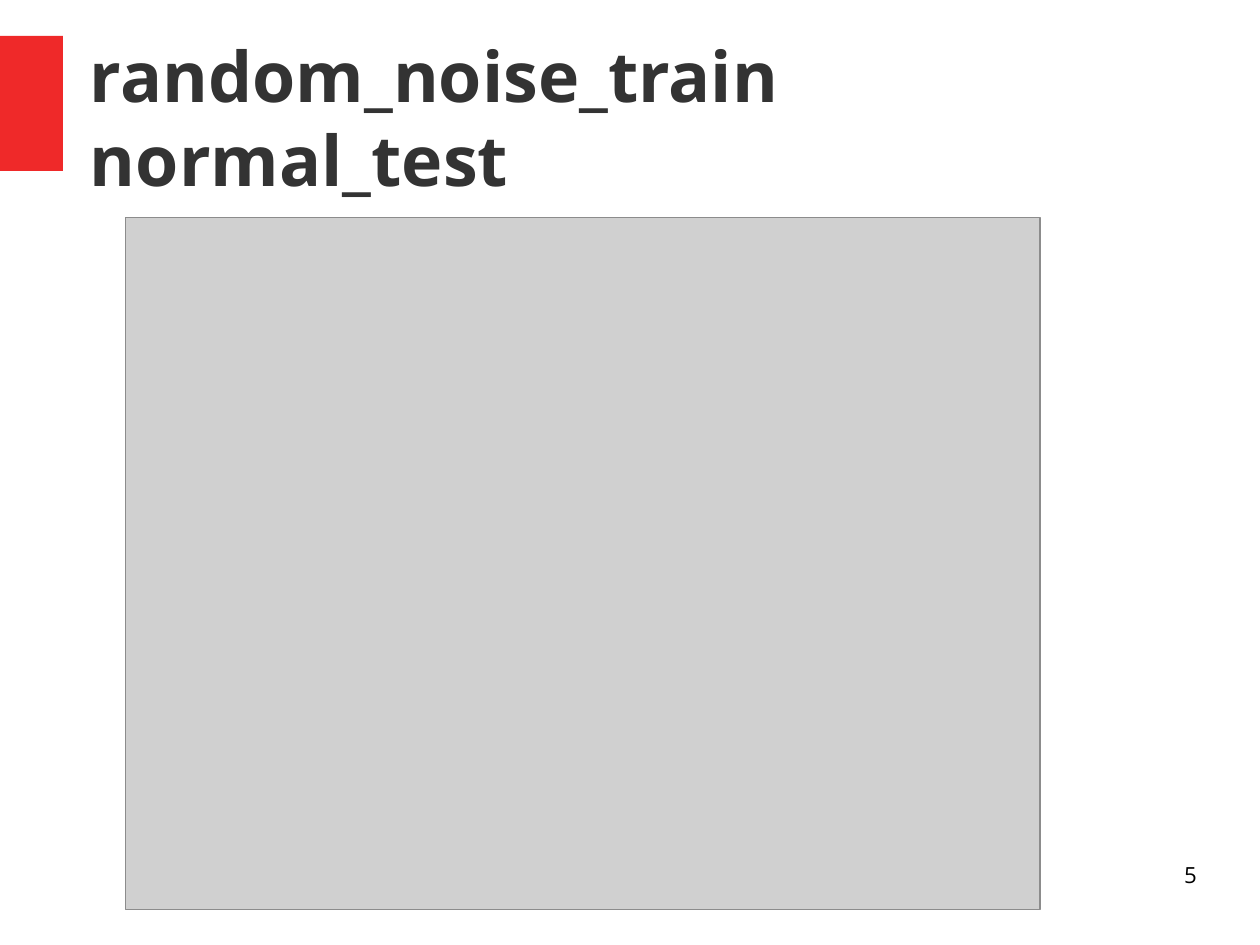
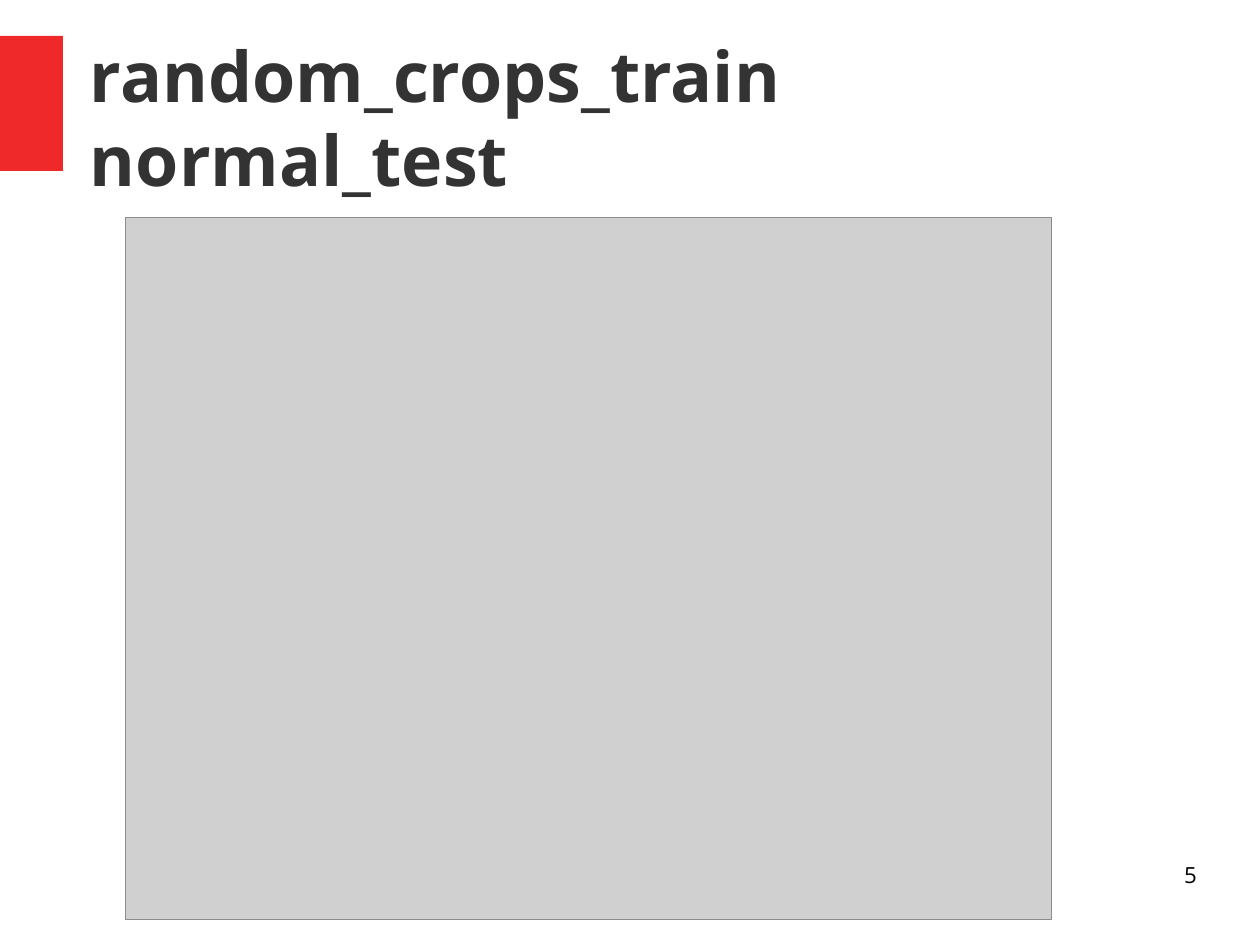
Before and after one commit to jarvis0/tomato-diseases, a slide deck: slide 5 of DL/model_evaluations/random_crops_train/random_crops_train.odp. Drawn at 1260x945 pixels with LibreOffice and Linux fonts; fonts in the diff are those of the drawing; grey boxes stand for pictures. Boxes give left, top, right and bottom in pixels: in the first picture for what was removed or moved away, otherwise in the second. Text is boxed around its words. In the diff, an @@ line names an element or a change of style, - is before the commit and + after.

```diff
--- a/DL/model_evaluations/random_crops_train/random_crops_train.odp
+++ b/DL/model_evaluations/random_crops_train/random_crops_train.odp
@@ title at box(90, 49, 780, 197): text changed @@
-random_noise_train
-normal_test
+random_crops_train
+normal_test
@@ picture: place and size @@
-picture at box(126, 217, 1040, 910)
+picture at box(126, 217, 1052, 919)
```
Also in this commit, not shown: 14 other slides changed, 34 other files.
